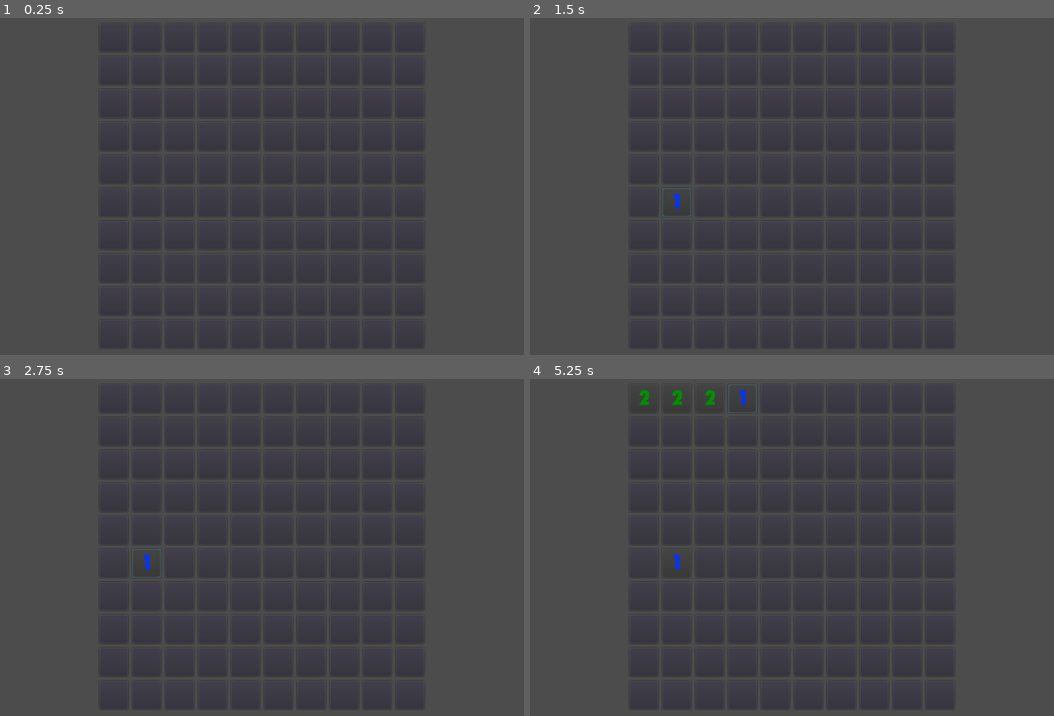
Above: before the commit, frames 1-4 (two rows, left to right).
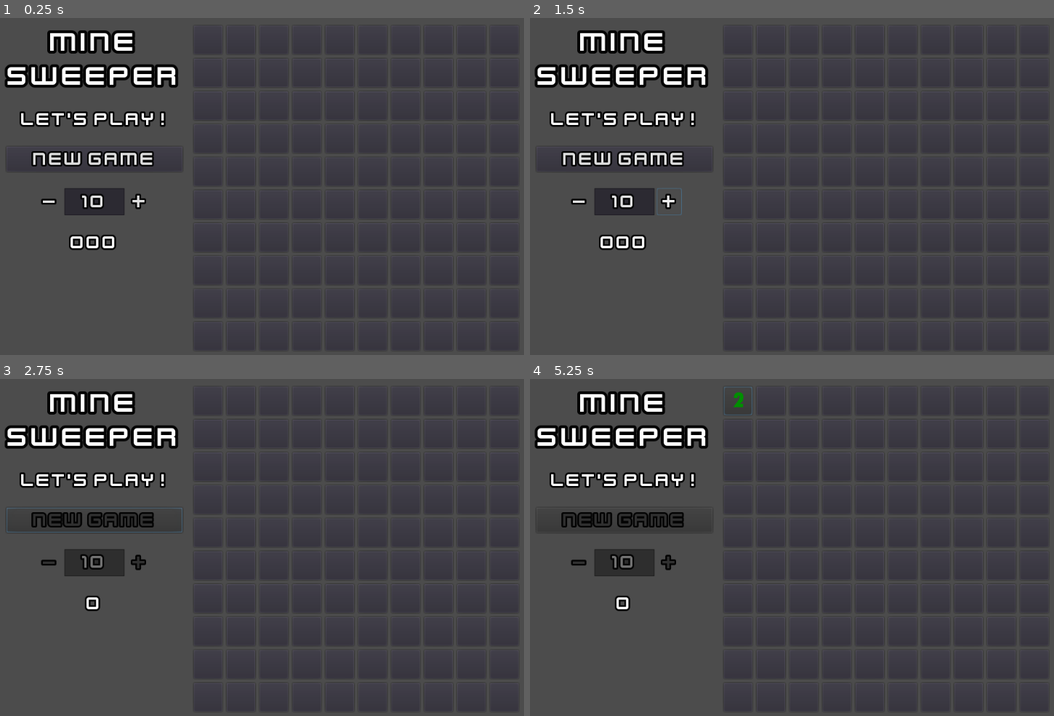
Above: after the commit, the same moments.

Repository: gioele-santi/Minesweeper
Game: Godot game, scene res://Game.tscn
The game is run twice, just before and just after one commit, with the same random seed, the same clock (stepped at 60 frames per second) and the same inputs. The project has no main scene, so this scene is started directly.
Inputs (mouse positions are in pixels of both pictures, inside the frame that each line leads up to; where the layout moved, square brackets give the same spot in the first picture):
- Up to frame 1 (0.25 s): no input
- Up to frame 2 (1.5 s): click (577, 203) at 0.5 s, where only the run after the commit has a clickable "-"; click (671, 203) at 1.25 s, where only the run after the commit has a clickable "+"
- Up to frame 3 (2.75 s): click (94, 520) at 2 s, where only the run after the commit has a clickable "New Game"
- Up to frame 4 (5.25 s): click (739, 402) [645, 399] at 2.75 s; click (676, 399) at 3.52 s; click (708, 399) at 4.27 s; click (744, 399) at 5.02 s

The runs differ from the first frame. In frame 1, 6.2% of the frame differs, in the area x 0-82%, y 2-96%; in frame 2, 6.3%; in frame 3, 6.3%; in frame 4, 6.4%, in the area x 0-82%, y 1-96%.

Commit message:
Coded GUI and connected to game. Finished working example

Diff:
--- /dev/null
+++ b/Game.gd
@@ -0,0 +1,64 @@
+extends Control
+
+class_name GameApp
+
+onready var mine_field : MineField = $HBoxContainer/MineField
+
+onready var message_label := $HBoxContainer/Controls/Message
+onready var start_button := $HBoxContainer/Controls/StartButton
+
+onready var mine_add_btn := $HBoxContainer/Controls/MineSettings/PlusBtn
+onready var mine_remove_btn := $HBoxContainer/Controls/MineSettings/MinusBtn
+onready var mine_input := $HBoxContainer/Controls/MineSettings/LineEdit
+
+var settings_mine_count := 10 setget set_settings_mine_count
+
+onready var flag_lbl := $HBoxContainer/Controls/FlagCounter/Label
+
+var gui_controls : Array
+
+func _ready() -> void:
+	mine_field.game = self
+	get_tree().paused = true
+	message_label.text = "Let's play!"
+	mine_input.text = str(settings_mine_count)
+	gui_controls = [mine_add_btn, mine_remove_btn, mine_input]
+	# add all controls to gui controls to disable them while playing
+
+func _on_StartButton_pressed() -> void:
+	message_label.text = "Let's play!"
+	get_tree().paused = false
+	toggle_gui_disabled(true)
+	mine_field.generate_game(settings_mine_count)
+	start_button.disabled = true
+	update_flag_counter(0)
+
+func game_over(message: String) -> void:
+	get_tree().paused = true
+	toggle_gui_disabled(false)
+	message_label.text = message
+	start_button.disabled = false
+
+func toggle_gui_disabled(disabled: bool) -> void:
+	for control in gui_controls:
+		if control is Button:
+			control.disabled = disabled
+		elif control is LineEdit:
+			control.editable = not disabled
+
+func update_flag_counter(count: int) -> void:
+	flag_lbl.text = str(count) # format with 0 padding
+
+func _on_PlusBtn_pressed() -> void:
+	self.settings_mine_count += 1
+
+func _on_MinusBtn_pressed() -> void:
+	self.settings_mine_count -= 1
+
+func _on_Mine_text_entered(new_text: String) -> void:
+	self.settings_mine_count = int(new_text)
+
+func set_settings_mine_count(new_value: int) -> void:
+	settings_mine_count = min(40, new_value)
+	settings_mine_count = max(5, settings_mine_count)
+	mine_input.text = str(settings_mine_count)
--- a/Game.tscn
+++ b/Game.tscn
@@ -1,24 +1,121 @@
-[gd_scene load_steps=3 format=2]
+[gd_scene load_steps=6 format=2]
 
 [ext_resource path="res://MineField.gd" type="Script" id=1]
 [ext_resource path="res://StepCell.tscn" type="PackedScene" id=2]
+[ext_resource path="res://assets/font/GUI_lbl_font.tres" type="DynamicFont" id=3]
+[ext_resource path="res://assets/font/smaller_font.tres" type="DynamicFont" id=4]
+[ext_resource path="res://Game.gd" type="Script" id=5]
 
 [node name="Game" type="Control"]
+pause_mode = 2
 margin_right = 40.0
 margin_bottom = 40.0
+script = ExtResource( 5 )
 __meta__ = {
 "_edit_use_anchors_": false
 }
 
-[node name="MineField" type="GridContainer" parent="."]
-anchor_left = 0.2
-anchor_top = 0.2
-anchor_right = 20.6
-anchor_bottom = 15.0
-margin_left = 216.0
-margin_top = 8.0
-margin_right = -24.0
-margin_bottom = -8.00006
+[node name="HBoxContainer" type="HBoxContainer" parent="."]
+margin_left = 60.0
+margin_top = 20.0
+margin_right = 390.0
+margin_bottom = 576.0
+custom_constants/separation = 20
+__meta__ = {
+"_edit_use_anchors_": false
+}
+
+[node name="Controls" type="VBoxContainer" parent="HBoxContainer"]
+margin_right = 310.0
+margin_bottom = 401.0
+size_flags_vertical = 0
+custom_constants/separation = 29
+alignment = 1
+
+[node name="Title" type="Label" parent="HBoxContainer/Controls"]
+margin_right = 310.0
+margin_bottom = 117.0
+rect_min_size = Vector2( 310, 0 )
+custom_fonts/font = ExtResource( 3 )
+text = "Mine sweeper"
+align = 1
+autowrap = true
+
+[node name="Message" type="Label" parent="HBoxContainer/Controls"]
+margin_top = 146.0
+margin_right = 310.0
+margin_bottom = 184.0
+custom_fonts/font = ExtResource( 4 )
+text = "Let's play"
+align = 1
+__meta__ = {
+"_edit_use_anchors_": false
+}
+
+[node name="StartButton" type="Button" parent="HBoxContainer/Controls"]
+margin_top = 213.0
+margin_right = 310.0
+margin_bottom = 257.0
+custom_fonts/font = ExtResource( 4 )
+text = "New Game"
+
+[node name="MineSettings" type="HBoxContainer" parent="HBoxContainer/Controls"]
+margin_left = 54.0
+margin_top = 286.0
+margin_right = 256.0
+margin_bottom = 334.0
+size_flags_horizontal = 4
+
+[node name="MinusBtn" type="Button" parent="HBoxContainer/Controls/MineSettings"]
+margin_right = 44.0
+margin_bottom = 48.0
+rect_min_size = Vector2( 44, 44 )
+custom_fonts/font = ExtResource( 4 )
+text = "-"
+flat = true
+align = 2
+
+[node name="LineEdit" type="LineEdit" parent="HBoxContainer/Controls/MineSettings"]
+margin_left = 48.0
+margin_right = 154.0
+margin_bottom = 48.0
+rect_min_size = Vector2( 80, 0 )
+custom_fonts/font = ExtResource( 4 )
+text = "10"
+align = 1
+
+[node name="PlusBtn" type="Button" parent="HBoxContainer/Controls/MineSettings"]
+margin_left = 158.0
+margin_right = 202.0
+margin_bottom = 48.0
+rect_min_size = Vector2( 44, 44 )
+custom_fonts/font = ExtResource( 4 )
+text = "+"
+flat = true
+align = 2
+
+[node name="FlagCounter" type="HBoxContainer" parent="HBoxContainer/Controls"]
+margin_left = 113.0
+margin_top = 363.0
+margin_right = 197.0
+margin_bottom = 401.0
+size_flags_horizontal = 4
+
+[node name="Label" type="Label" parent="HBoxContainer/Controls/FlagCounter"]
+margin_right = 84.0
+margin_bottom = 38.0
+custom_fonts/font = ExtResource( 4 )
+text = "000"
+align = 1
+__meta__ = {
+"_edit_use_anchors_": false
+}
+
+[node name="MineField" type="GridContainer" parent="HBoxContainer"]
+pause_mode = 1
+margin_left = 330.0
+margin_right = 330.0
+margin_bottom = 556.0
 custom_constants/vseparation = 8
 custom_constants/hseparation = 8
 columns = 10
@@ -28,3 +125,8 @@
 "_edit_use_anchors_": false
 }
 CellScene = ExtResource( 2 )
+
+[connection signal="pressed" from="HBoxContainer/Controls/StartButton" to="." method="_on_StartButton_pressed"]
+[connection signal="pressed" from="HBoxContainer/Controls/MineSettings/MinusBtn" to="." method="_on_MinusBtn_pressed"]
+[connection signal="text_entered" from="HBoxContainer/Controls/MineSettings/LineEdit" to="." method="_on_Mine_text_entered"]
+[connection signal="pressed" from="HBoxContainer/Controls/MineSettings/PlusBtn" to="." method="_on_PlusBtn_pressed"]
--- a/MineField.gd
+++ b/MineField.gd
@@ -2,9 +2,11 @@
 class_name MineField
 
 export (PackedScene) var CellScene
-export (int) var mine_count := 10
+var mine_count := 10
 export (int) var row_count := 10
 # column count is set in inspector = 10
+
+var game # used mainly for iteraction with UI (I could send signals directly)
 
 var cell_count := 0
 var open_cell_count := 0
@@ -13,15 +15,15 @@
 var mine_pos := []
 
 func _ready() -> void:
-	randomize()
 	fill_grid()
-	generate_game() # for test, then call from parent
 
 func fill_grid() -> void:
 	cell_count = row_count * self.columns
 	for i in range(cell_count):
 		var newCell: StepCell = CellScene.instance()
 		self.add_child(newCell)
+		newCell.connect("cell_revealed", self, "_on_cell_opened")
+		newCell.connect("cell_flagged", self, "_on_cell_flagged")
 		# connect signals from cell
 
 	#finally set neighbours reference for each cell
@@ -30,13 +32,17 @@
 		cell.neighbours = neighbours(i)
 
 func reset() -> void:
+	open_cell_count = 0
+	flag_count = 0
 	for i in range(cell_count):
 		var cell : StepCell = self.get_child(i)
-		cell.count = 0
+		cell.reset()
+	mine_pos = []
 
-func generate_game() -> void:
+func generate_game(count: int = 10) -> void:
 	reset()
-
+	randomize()
+	mine_count = count # global reference used for game over
 	while mine_pos.size() < mine_count:
 		var new_pos = randi() % cell_count
 		if mine_pos.count(new_pos) <= 0:
@@ -45,6 +51,21 @@
 	for pos in mine_pos:
 		var cell: StepCell = self.get_child(pos)
 		cell.place_mine()
+
+func _on_cell_flagged(value: bool) -> void:
+	self.flag_count = (flag_count + 1) if value else (flag_count - 1)
+	game.update_flag_counter(flag_count)
+
+func _on_cell_opened(value: int) -> void:
+	if value == 9:
+		for pos in mine_pos:
+			var cell: StepCell = self.get_child(pos)
+			cell.reveal(false)
+		game.game_over("You lost :(")
+
+	self.open_cell_count += 1
+	if open_cell_count == cell_count - mine_count:
+		game.game_over("You won!")
 
 func neighbours(index: int) -> Array:
 	var ret = []
--- a/StepCell.gd
+++ b/StepCell.gd
@@ -1,6 +1,9 @@
 extends Button
 
 class_name StepCell
+
+signal cell_revealed(value) # receiver can count or detect gameover
+signal cell_flagged(value) # true or false to count used flags
 
 onready var overlay := $Overlay
 var alt_cmd := false
@@ -12,31 +15,41 @@
 func _ready() -> void:
 	overlay.visible = false
 
+func reset() -> void:
+	count = 0
+	overlay.visible = false
+	disabled = false
+	flagged = false # no setter, no signal
 
 func _pressed() -> void:
 	if alt_cmd:
 		self.flagged = not flagged
-	elif not flagged:
+	else:
 		reveal()
 
-func reveal() -> void:
+func reveal(propagate: bool = true) -> void:
+	if self.flagged or self.disabled: # avoid propagation
+		return
 	overlay.frame = count
 	overlay.visible = true
 	self.disabled = true
 	if count == 0:
-		pass #open nearby cells
-	elif count == 9:
-		pass # explode
+		for c in neighbours:
+			var cell : StepCell = c
+			cell.reveal()
+	if propagate:
+		emit_signal("cell_revealed", count)
 
 func place_mine() -> void:
 	self.count = 9
 	for c in neighbours:
-		c.count = min(9, c.count+1)
+		c.count = c.count + 1 if c.count < 9 else c.count
 
 func set_flagged(value: bool) -> void:
 	flagged = value
 	overlay.frame = 11 #flag frame
 	overlay.visible = value
+	emit_signal("cell_flagged", value)
 
 func _on_StepCell_gui_input(event: InputEvent) -> void:
 	if event is InputEventMouseButton and event.pressed:
--- /dev/null
+++ b/assets/font/GUI_lbl_font.tres
@@ -0,0 +1,9 @@
+[gd_resource type="DynamicFont" load_steps=2 format=2]
+
+[ext_resource path="res://assets/font/kenvector_future.ttf" type="DynamicFontData" id=1]
+
+[resource]
+size = 50
+outline_size = 5
+outline_color = Color( 0.0117647, 0.0117647, 0.0117647, 1 )
+font_data = ExtResource( 1 )
--- /dev/null
+++ b/assets/font/smaller_font.tres
@@ -0,0 +1,9 @@
+[gd_resource type="DynamicFont" load_steps=2 format=2]
+
+[ext_resource path="res://assets/font/kenvector_future.ttf" type="DynamicFontData" id=1]
+
+[resource]
+size = 33
+outline_size = 3
+outline_color = Color( 0.0117647, 0.0117647, 0.0117647, 1 )
+font_data = ExtResource( 1 )
--- a/project.godot
+++ b/project.godot
@@ -9,6 +9,11 @@
 config_version=4
 
 _global_script_classes=[ {
+"base": "Control",
+"class": "GameApp",
+"language": "GDScript",
+"path": "res://Game.gd"
+}, {
 "base": "GridContainer",
 "class": "MineField",
 "language": "GDScript",
@@ -20,6 +25,7 @@
 "path": "res://StepCell.gd"
 } ]
 _global_script_class_icons={
+"GameApp": "",
 "MineField": "",
 "StepCell": ""
 }
Binary file added: assets/font/kenvector_future.ttf
Binary file added: assets/font/kenvector_future_thin.ttf
